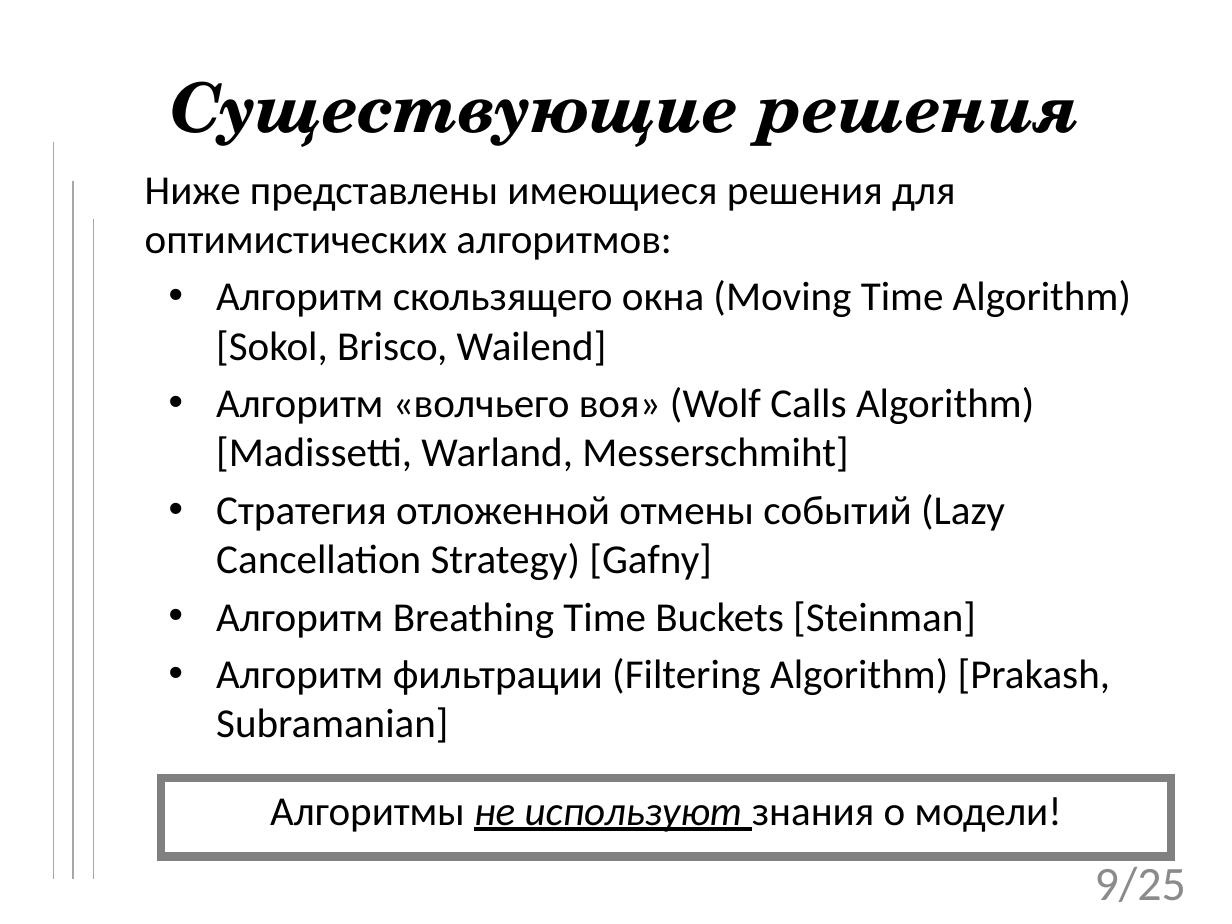
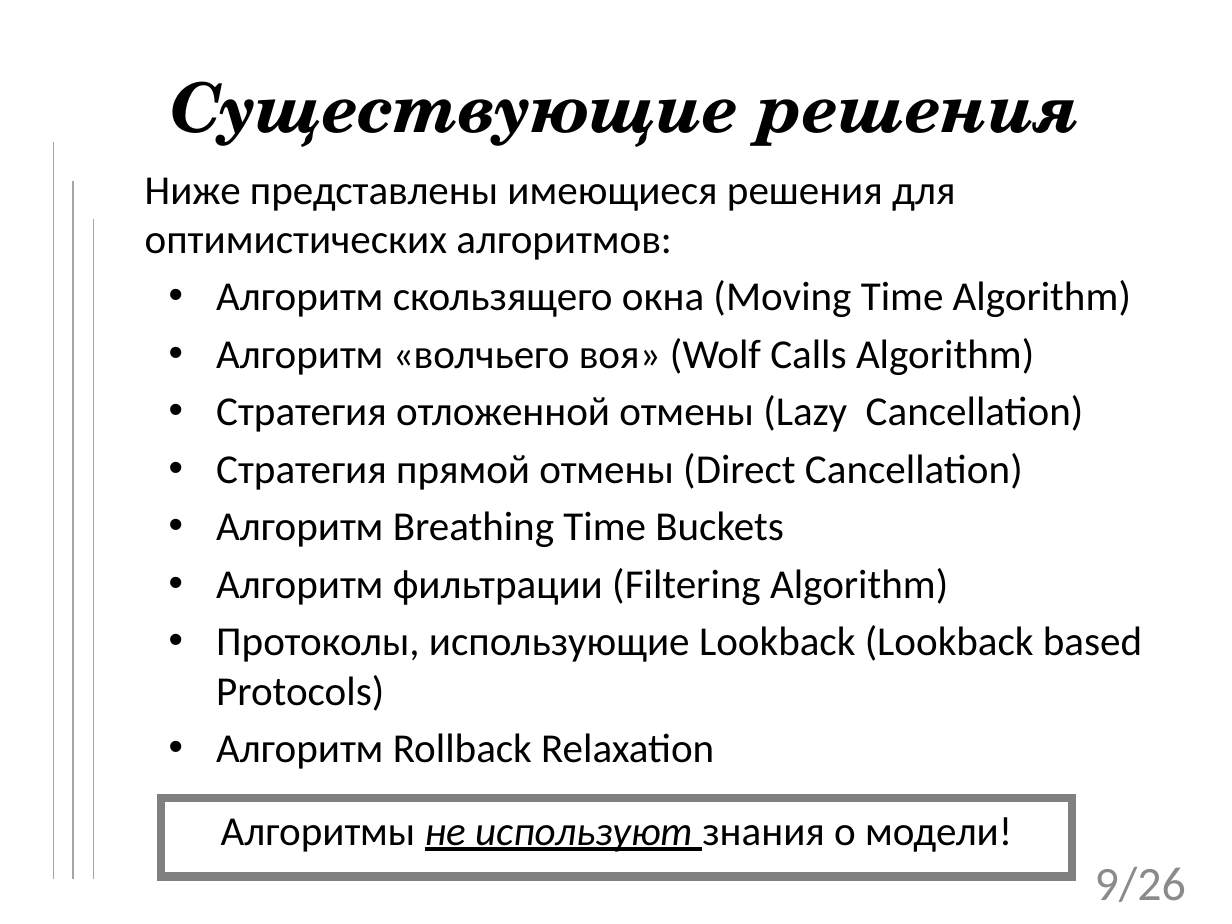
Before and after one commit to tom-trix/SynchAlgorithms, a slide deck: slide 9 of text/Mitrakov.pptx. Drawn at 1232x924 pixels with LibreOffice and Linux fonts; fonts in the diff are those of the drawing; background and template pictures are left out. Boxes give left, top, right and bottom in pixels: in the first picture for what was removed or moved away, otherwise in the second. Text is boxed around its words. In the diff, an @@ line names an element or a change of style, - is before the commit and + after.

```diff
--- a/text/Mitrakov.pptx
+++ b/text/Mitrakov.pptx
@@ subtitle at (216, 280, 1142, 769): text changed @@
-• Алгоритм скользящего окна (Moving Time Algorithm) [Sokol, Brisco, Wailend]
-• Алгоритм «волчьего воя» (Wolf Calls Algorithm) [Madissetti, Warland, Messerschmiht]
-• Стратегия отложенной отмены событий (Lazy Cancellation Strategy) [Gafny]
-• Алгоритм Breathing Time Buckets [Steinman]
-• Алгоритм фильтрации (Filtering Algorithm) [Prakash, Subramanian]
+• Алгоритм скользящего окна (Moving Time Algorithm)
+• Алгоритм «волчьего воя» (Wolf Calls Algorithm)
+• Стратегия отложенной отмены (Lazy Cancellation)
+• Стратегия прямой отмены (Direct Cancellation)
+• Алгоритм Breathing Time Buckets
+• Алгоритм фильтрации (Filtering Algorithm)
+• Протоколы, использующие Lookback (Lookback based Protocols)
+• Алгоритм Rollback Relaxation
@@ rectangle "Алгоритмы не используют знания о ...": place and size @@
-rectangle "Алгоритмы не используют знания о ..." at (161, 777, 1172, 856)
+rectangle "Алгоритмы не используют знания о ..." at (161, 798, 1072, 877)
@@ page number at (1095, 867, 1186, 902): text changed @@
-9/25
+9/26
```
Also in this commit, not shown: 3 other slides changed, 1 slide added.
